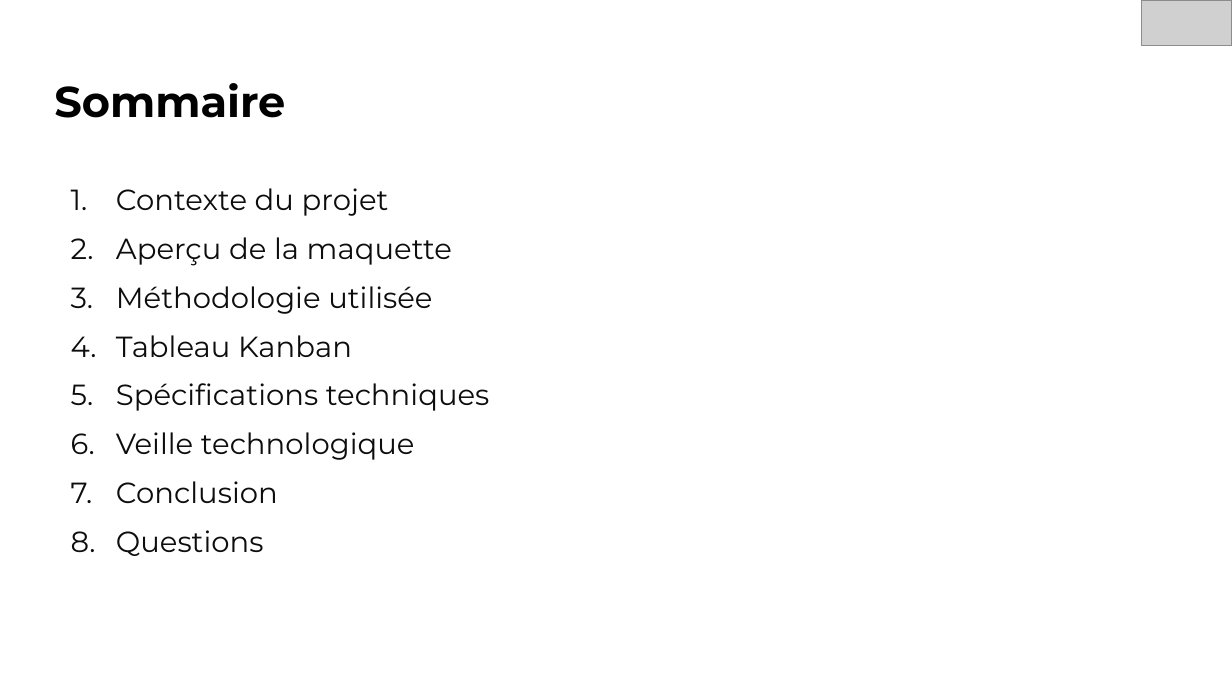
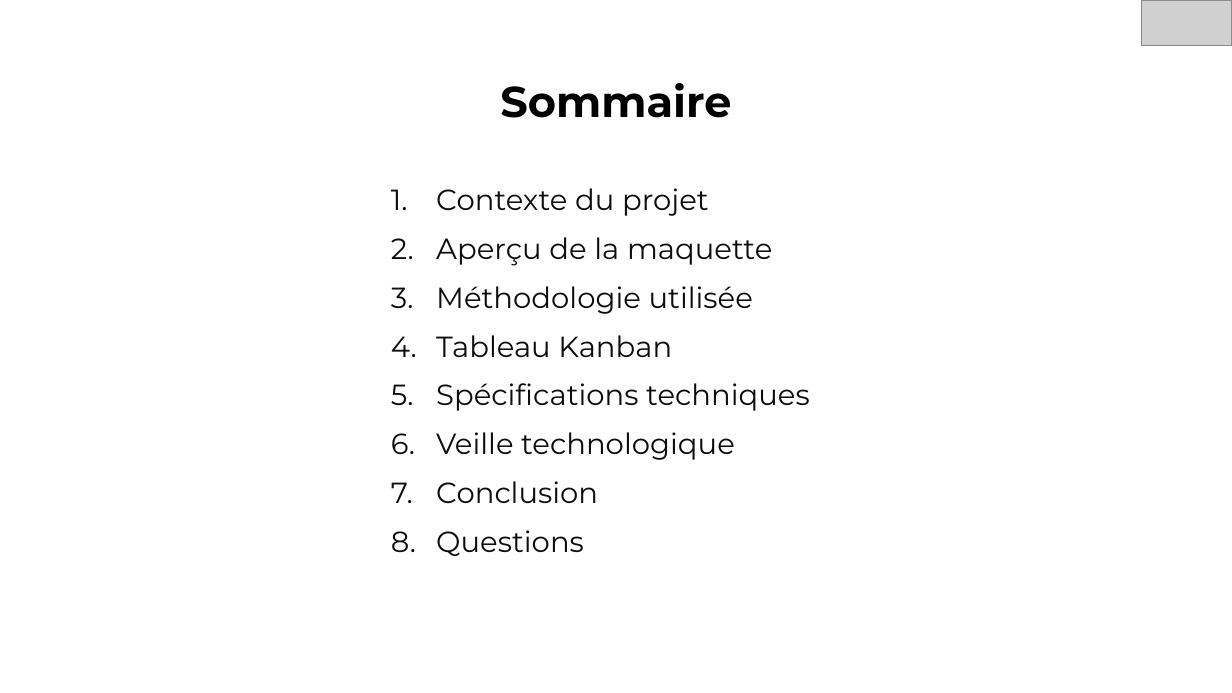
Before and after one commit to Mounir-Bmz/Planifiez-le-d-veloppement-du-site-de-votre-client, a slide deck: slide 2 of Présentation+Soufiane.pptx. Drawn at 1232x693 pixels with LibreOffice and Linux fonts; fonts in the diff are those of the drawing; grey boxes stand for pictures. Boxes give left, top, right and bottom in pixels: in the first picture for what was removed or moved away, otherwise in the second. Text is boxed around its words. In the diff, an @@ line names an element or a change of style, - is before the commit and + after.

```diff
--- a/Présentation+Soufiane.pptx
+++ b/Présentation+Soufiane.pptx
@@ title "Sommaire" at <box>500,83,731,118</box>: alignment left to centre @@
@@ text "Contexte du projet": place and size @@
-text "Contexte du projet" at <box>116,188,489,556</box>
+text "Contexte du projet" at <box>436,188,809,556</box>
```
Also in this commit, not shown: 6 other slides changed, 1 other file.
